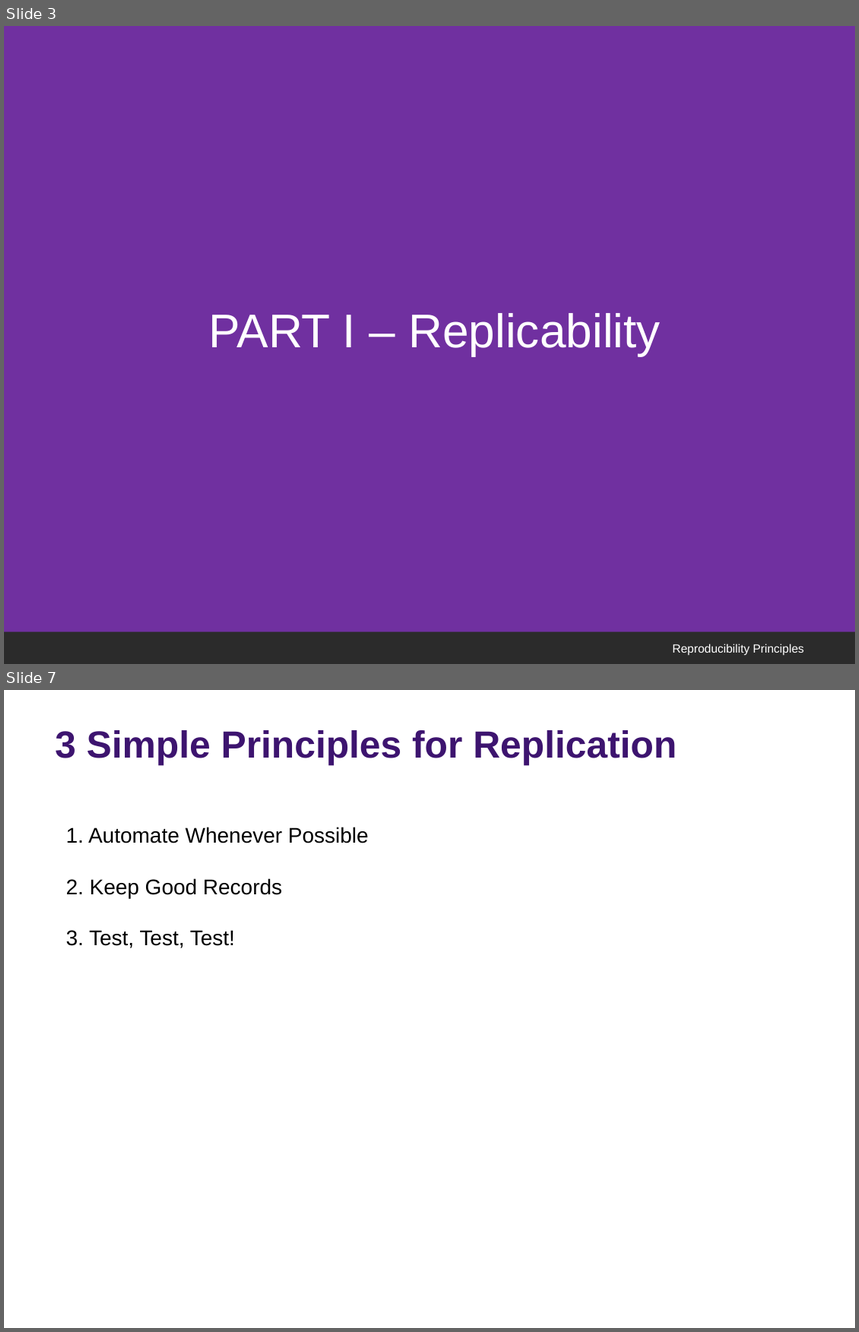
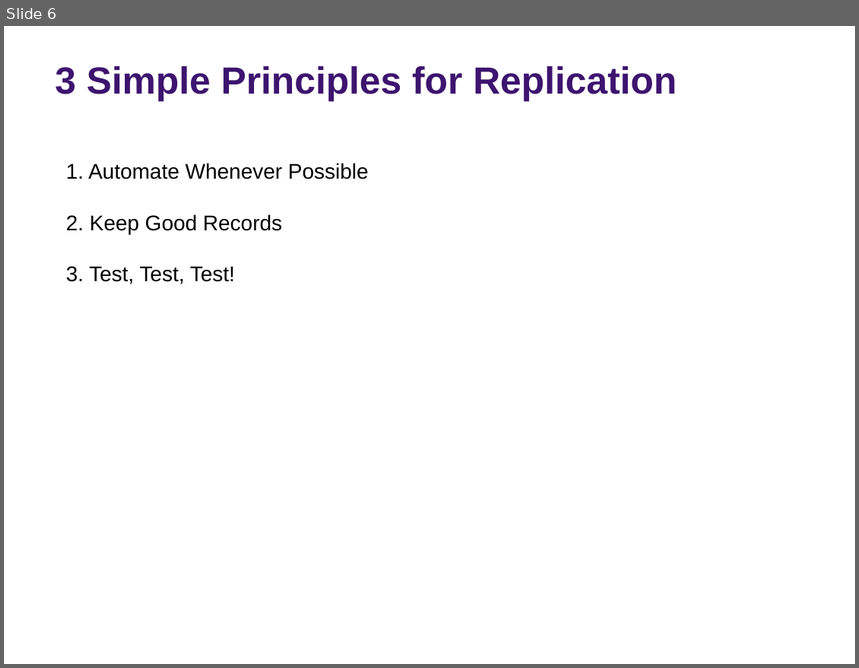
Before and after one commit to rs-kellogg/2023-phd-workshop, a slide deck: session-1/Session 1 - Replication Principles.pptx. Shown one above the other, each under a label of ours: slides 3 and 7 before the commit, slide 6 after it; the slides between them are not shown. The pictures are 859x1332 and 859x668 pixels, drawn with LibreOffice and Linux fonts; fonts in the diff are those of the drawing; background and template pictures are left out; a plain dark background stands for a picture behind light text. Boxes give left, top, right and bottom in pixels: in the first picture for what was removed or moved away, otherwise in the second. Text is boxed around its words. In the diff, an @@ line names an element or a change of style, - is before the commit and + after.

```diff
--- a/session-1/Session 1 - Replication Principles.pptx
+++ b/session-1/Session 1 - Replication Principles.pptx
@@ slide 3 removed at (x1=4, y1=26, x2=855, y2=664), background picture (left out) @@
@@ text removed at (x1=4, y1=26, x2=855, y2=632) @@
-PART I – Replicability
@@ text removed at (x1=673, y1=644, x2=804, y2=655) @@
-Reproducibility Principles
@@ what was slide 7 is now slide 6 @@
```
Also in this commit, not shown: 5 slides changed, 1 slide added.
